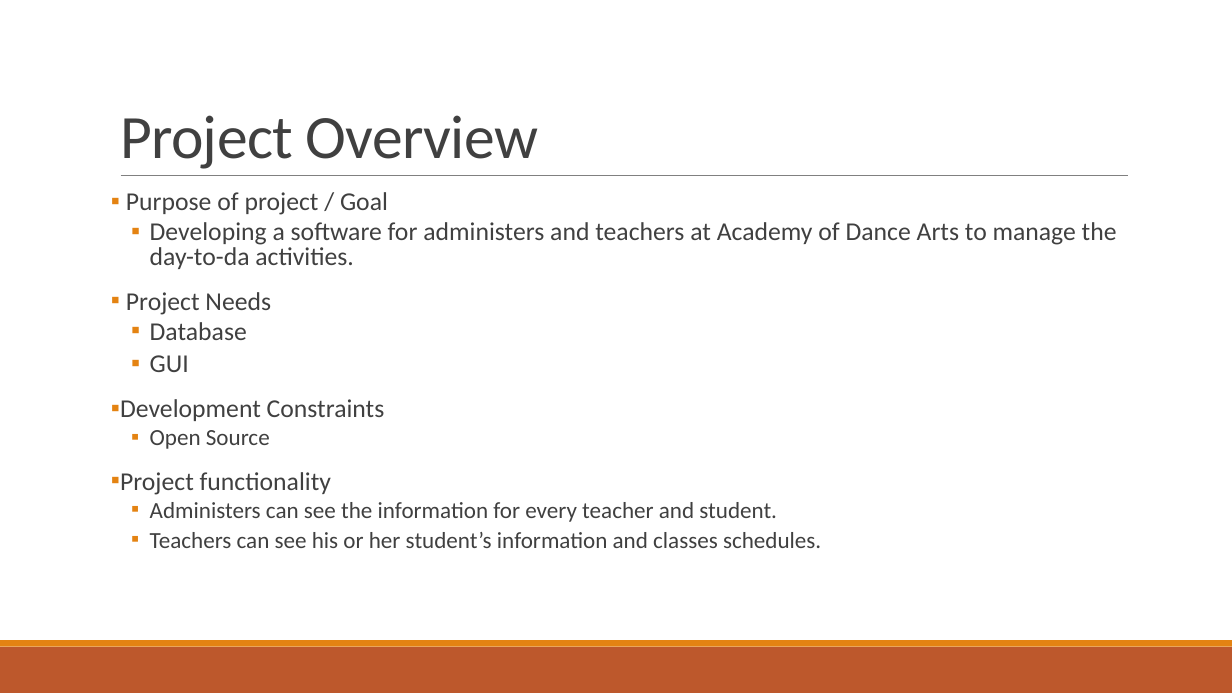
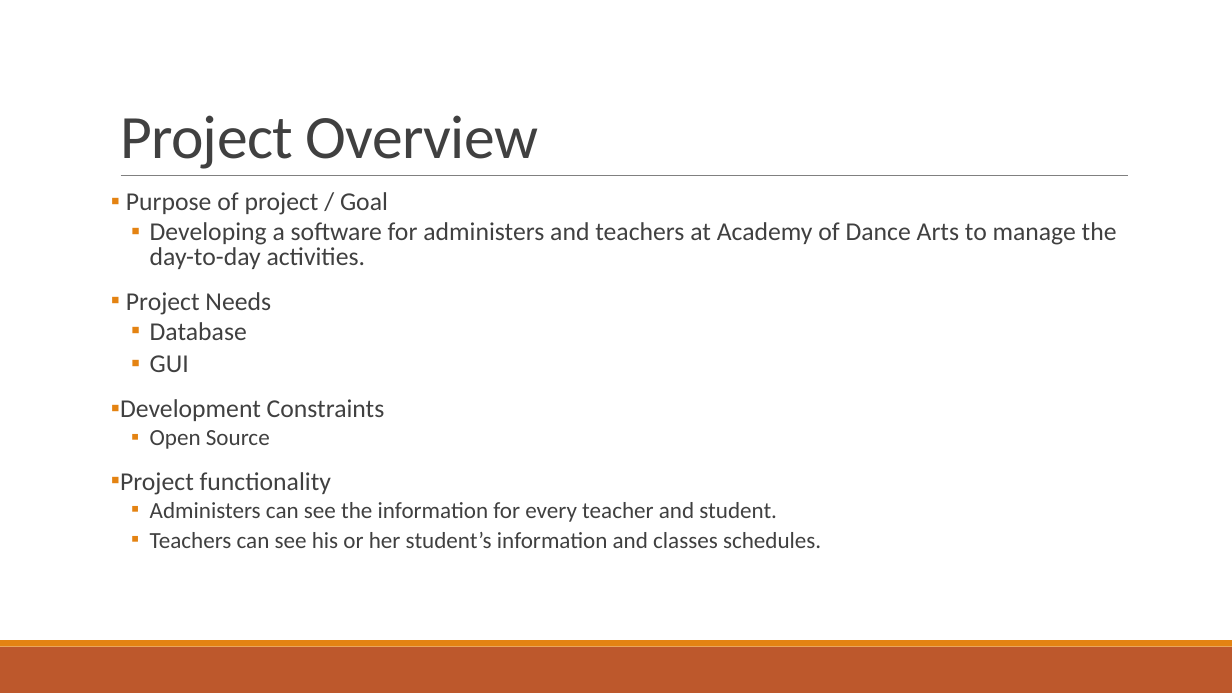
Before and after one commit to SDSMT-CSC464-F15/dancesoft, a slide deck: slide 3 of Sprint 5/DanceSoft powerpoint sprint 5.pptx. Drawn at 1232x693 pixels with LibreOffice and Linux fonts; fonts in the diff are those of the drawing. Boxes give left, top, right and bottom in pixels: in the first picture for what was removed or moved away, otherwise in the second. Text is boxed around its words. In the diff, an @@ line names an element or a change of style, - is before the commit and + after.

```diff
--- a/Sprint 5/DanceSoft powerpoint sprint 5.pptx
+++ b/Sprint 5/DanceSoft powerpoint sprint 5.pptx
@@ text at (150, 222, 1117, 269): text changed @@
-  ▪ Developing a software for administers and teachers at Academy of Dance Arts to manage the day-to-da activities.
+  ▪ Developing a software for administers and teachers at Academy of Dance Arts to manage the day-to-day activities.
```
Also in this commit, not shown: 7 other slides changed, 6 other files.
